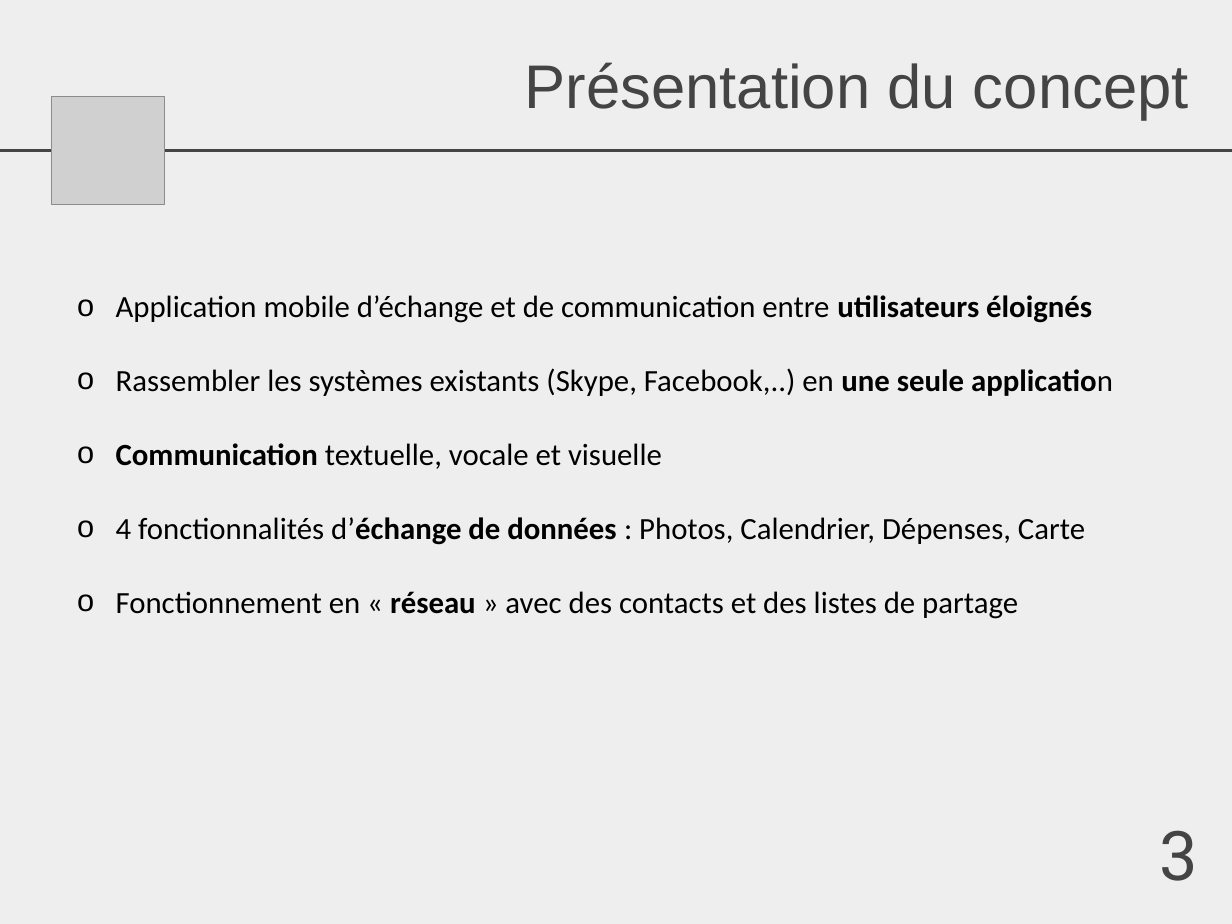
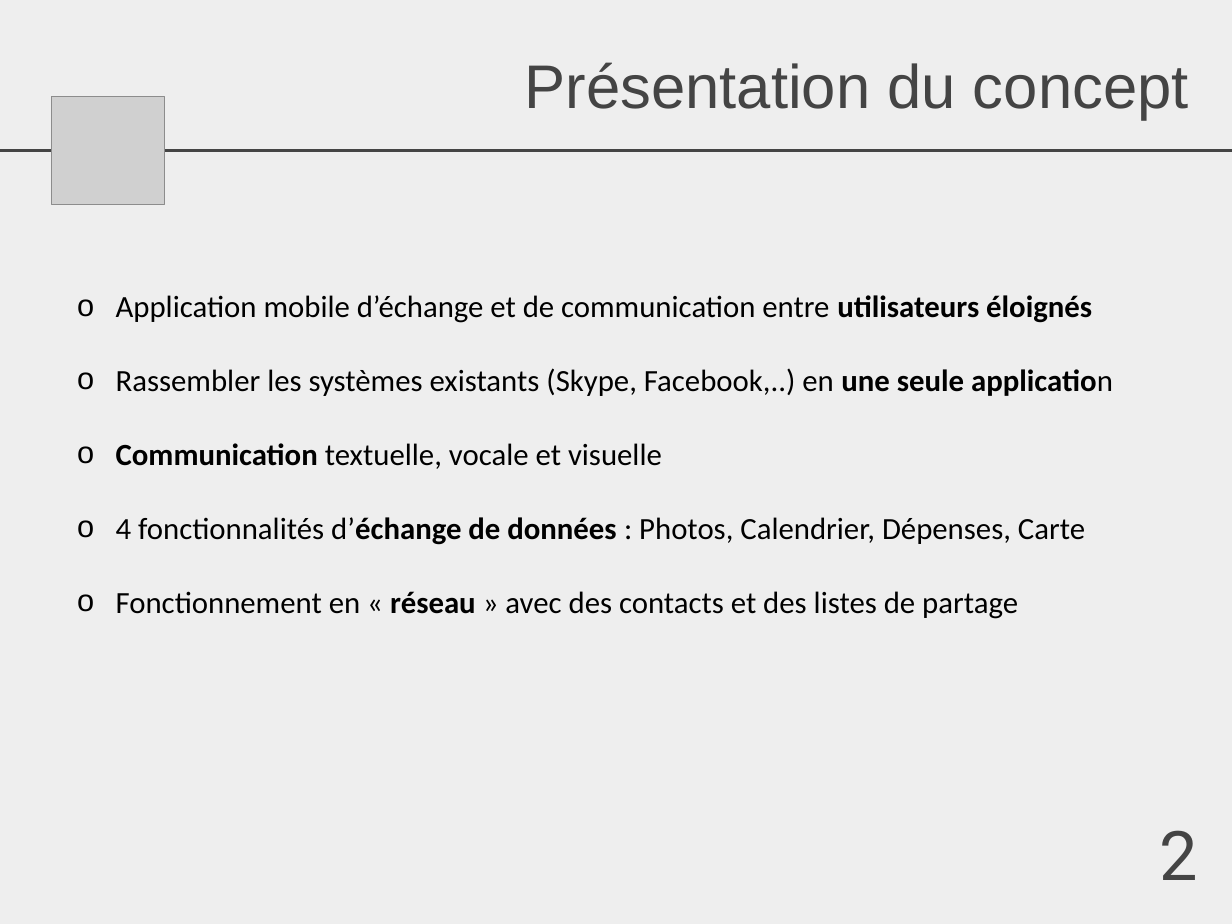
Before and after one commit to AmandineF/UDES, a slide deck: slide 2 of IM/TP5/AwaiPres.pptx (slide 3 before the commit). Drawn at 1232x924 pixels with LibreOffice and Linux fonts; fonts in the diff are those of the drawing; grey boxes stand for pictures. Boxes give left, top, right and bottom in pixels: in the first picture for what was removed or moved away, otherwise in the second. Text is boxed around its words. In the diff, an @@ line names an element or a change of style, - is before the commit and + after.

```diff
--- a/IM/TP5/AwaiPres.pptx
+++ b/IM/TP5/AwaiPres.pptx
@@ text at (1160,830,1198,880): text changed @@
-3
+2
```
Also in this commit, not shown: 1 other slide changed, 1 slide removed, 5 other files.
